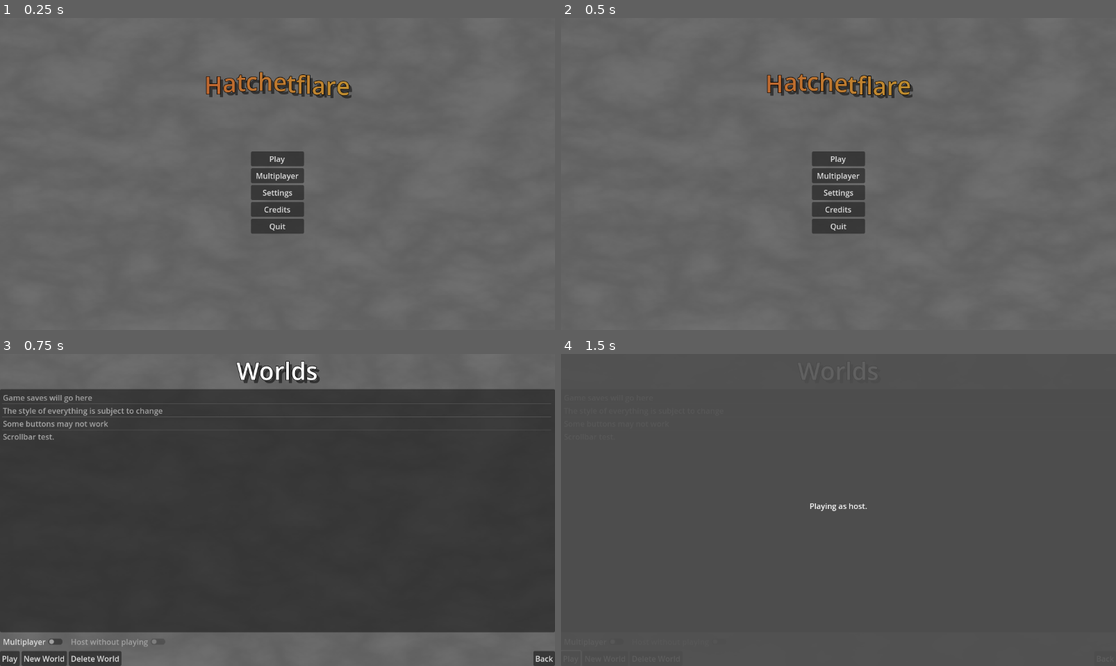
Above: before the commit, frames 1-4 (two rows, left to right).
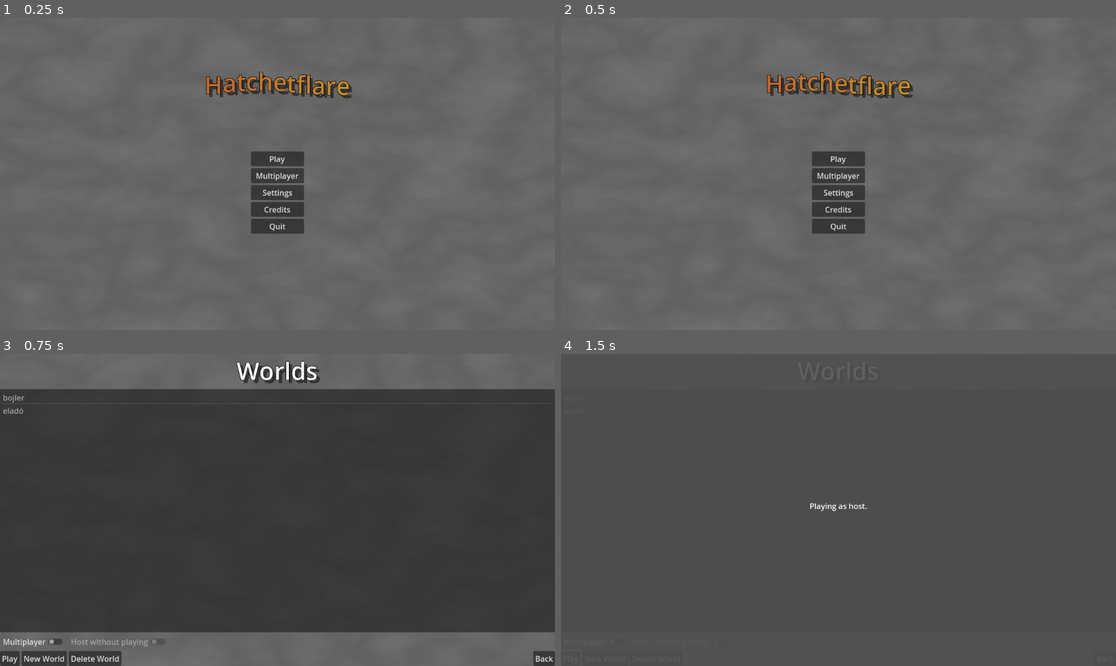
Above: after the commit, the same moments.

Repository: pixerhp/Hatchetflair
Game: Godot game, scene res://scenes/main_menu.tscn
Two runs of this game, one before a commit and one after it. Both use one fixed random seed, a clock stepped at 60 frames per second and the inputs below.
Inputs:
- Up to frame 1 (0.25 s): no input
- Up to frame 2 (0.5 s): no input
- Up to frame 3 (0.75 s): click "Play" at 0.5 s
- Up to frame 4 (1.5 s): click "Play" at 1.25 s

Frames 1-2 are identical in both runs. In frame 3, 0.9% of the frame differs, in the area x 0-100%, y 13-28%; in frame 4, less than 0.1%.

Commit message:
World system + new world

Diff:
--- a/scenes/main_menu.tscn
+++ b/scenes/main_menu.tscn
@@ -1,6 +1,7 @@
-[gd_scene load_steps=5 format=3 uid="uid://bbwhtlk15abxa"]
+[gd_scene load_steps=6 format=3 uid="uid://bbwhtlk15abxa"]
 
 [ext_resource type="Script" path="res://scripts/main_menu.gd" id="1_224c0"]
+[ext_resource type="Script" path="res://scripts/worlds.gd" id="2_6i0vr"]
 
 [sub_resource type="Gradient" id="Gradient_skhgw"]
 interpolation_mode = 2
@@ -128,6 +129,7 @@
 anchor_bottom = 1.0
 grow_horizontal = 2
 grow_vertical = 2
+script = ExtResource("2_6i0vr")
 
 [node name="Title" type="RichTextLabel" parent="Menus/WorldScreen/WorldSelect"]
 layout_mode = 2
@@ -187,6 +189,65 @@
 layout_mode = 2
 size_flags_horizontal = 0
 text = "Back"
+
+[node name="NewWorldPopup" type="Panel" parent="Menus/WorldScreen"]
+layout_mode = 1
+anchors_preset = 8
+anchor_left = 0.5
+anchor_top = 0.5
+anchor_right = 0.5
+anchor_bottom = 0.5
+offset_left = -200.0
+offset_top = -100.0
+offset_right = 200.0
+offset_bottom = 20.0
+grow_horizontal = 2
+grow_vertical = 2
+
+[node name="RichTextLabel" type="RichTextLabel" parent="Menus/WorldScreen/NewWorldPopup"]
+layout_mode = 1
+anchors_preset = 10
+anchor_right = 1.0
+offset_bottom = 23.0
+grow_horizontal = 2
+bbcode_enabled = true
+text = "[center]Name new world[/center]"
+fit_content = true
+
+[node name="TextEdit" type="TextEdit" parent="Menus/WorldScreen/NewWorldPopup"]
+layout_mode = 1
+anchors_preset = 14
+anchor_top = 0.5
+anchor_right = 1.0
+anchor_bottom = 0.5
+offset_top = -18.0
+offset_bottom = 18.0
+grow_horizontal = 2
+grow_vertical = 2
+placeholder_text = "World name"
+
+[node name="Okay" type="Button" parent="Menus/WorldScreen/NewWorldPopup"]
+layout_mode = 1
+anchors_preset = 2
+anchor_top = 1.0
+anchor_bottom = 1.0
+offset_top = -31.0
+offset_right = 48.0
+grow_vertical = 0
+text = "Okay"
+
+[node name="Cancel" type="Button" parent="Menus/WorldScreen/NewWorldPopup"]
+layout_mode = 1
+anchors_preset = 3
+anchor_left = 1.0
+anchor_top = 1.0
+anchor_right = 1.0
+anchor_bottom = 1.0
+offset_left = -60.0
+offset_top = -31.0
+grow_horizontal = 0
+grow_vertical = 0
+text = "Cancel"
 
 [node name="MultiplayerScreen" type="Control" parent="Menus"]
 visible = false
--- /dev/null
+++ b/scripts/worlds.gd
@@ -0,0 +1,42 @@
+extends VBoxContainer
+
+var worlds = ["bojler", "eladó"]
+var worlds_text
+var new_world
+var new_world_popup
+# Called when the node enters the scene tree for the first time.
+func _ready():
+	worlds_text = get_node("Worlds")
+	new_world= get_node("Buttons/NewWorld")
+	new_world_popup=get_parent().get_node("NewWorldPopup")
+	new_world.pressed.connect(self.make_world)
+	get_parent().get_node("NewWorldPopup/Okay").pressed.connect(self.confirm_make_world)
+	get_parent().get_node("NewWorldPopup/Cancel").pressed.connect(new_world_popup.hide)
+	new_world_popup.hide()
+	update()
+
+func make_world():
+	get_parent().get_node("NewWorldPopup/TextEdit").clear()
+	new_world_popup.show()
+	pass
+
+func confirm_make_world():
+	worlds.append(get_parent().get_node("NewWorldPopup/TextEdit").text)
+	update()
+	new_world_popup.hide()
+	pass
+
+func update():
+	if(worlds_text.item_count!=worlds.size()):
+			worlds_text.clear()
+			for world in worlds:
+				worlds_text.add_item(world)
+			return
+	var i=0
+	for world in worlds:
+		worlds_text.set_item_text(i,world)
+		i+=1
+# Called every frame. 'delta' is the elapsed time since the previous frame.
+func _process(delta):
+
+	pass
